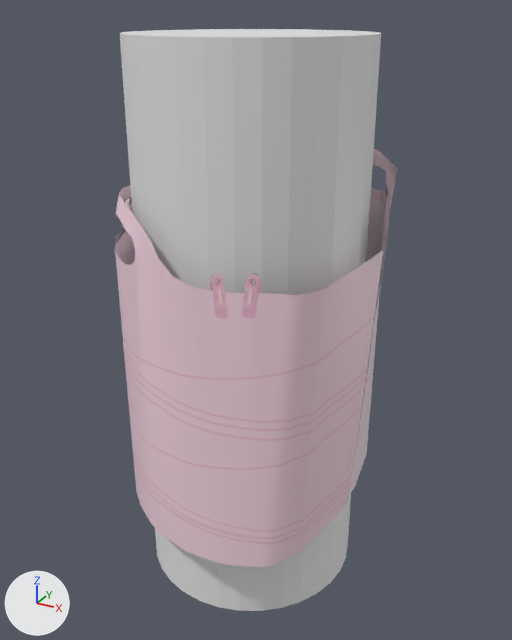
Before and after pictures for a commit that changed the glTF model Assets/Mesh/bin.glb.
Camera for both pictures: a 50 mm camera at (1.005, -1.796, 1.496) aimed at (0.01, 0.013, 0.591). Arrows for +X, +Y and +Z are at lower left; the lights stay in place. The first picture is the older version. Vertices at exactly the same position are counted once.

The older version as bpy lines, for what is in view:
```python
mat_material_002 = principled_material('Material.002')
mat_material_002.texture = img_img_0098
me_cylinder = bpy.data.meshes.new('Cylinder')
me_cylinder.from_pydata(...)  # a 32-sided cylinder along z spanning x -0.35..0.35, y -0.35..0.35, z -0.27..1.44
me_plane_002 = bpy.data.meshes.new('Plane.002')
me_plane_002.from_pydata(...)  # 160 vertices, 168 faces; spans x -1.122..-0.227, y -0.424..0.39, z -0.022..1.091
# faces by material slot: [100, 68]
me_plane_002.materials.append(mat_material_002)  # picture img_img_0098
me_plane_002.materials.append(mat_material_001)  # picture img_img_0099
ob_cylinder = bpy.data.objects.new('Cylinder', me_cylinder)
ob_cylinder.location = (0.0, 0.0, 0.0)
ob_plane_001 = bpy.data.objects.new('Plane.001', me_plane_002)
ob_plane_001.location = (0.645, 0.005, 0.009)
```
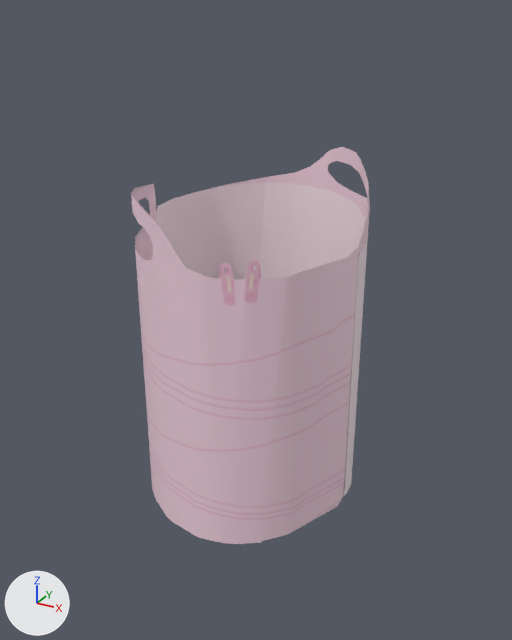
Patch to the scene script:
```diff
--- a/Assets/Mesh/bin.glb.py
+++ b/Assets/Mesh/bin.glb.py
@@ img_new_project @@
+img_new_project = load_image('New Project', '_unpacked/New_Project', 1920, 1080, 'sRGB')
@@ mat_material_002 @@
 mat_material_002 = principled_material('Material.002')
-mat_material_002.texture = img_img_0098
+mat_material_002.texture = img_new_project
@@ me_plane_002 @@
 # used by ob_plane_001; location = (0.645, 0.005, 0.009)
-me_plane_002.from_pydata(...)  # 160 vertices, 168 faces; spans x -1.122..-0.227, y -0.424..0.39, z -0.022..1.091
+me_plane_002.from_pydata(...)  # 160 vertices, 168 faces; spans x -0.992..-0.298, y -0.352..0.342, z -0.022..1.091
+# me_plane_002 part 1: 160 of 160 vertices moved; they spanned x -1.122..-0.227, y -0.424..0.39, z -0.022..1.091 and now span x -0.992..-0.298, y -0.352..0.342, z -0.022..1.091; mean shift (-0.004, 0.014, 0.0)
+# me_plane_002 part 2: 83 kept faces spanning x -0.992..-0.298, y -0.352..-0.005, z -0.018..1.007 get new texture (UV) coordinates
 me_plane_002.materials.append(mat_material_002)
@@ ob_cylinder @@
-ob_cylinder = bpy.data.objects.new('Cylinder', me_cylinder)
-ob_cylinder.location = (0.0, 0.0, 0.0)
```

Location of each change, [x1, y1, x2, y2] in pixels of the pictures (512 x 640 px; the box of a moved part takes in the faces that stretch with it):
'Plane.001', surface changed, reshaped (15% narrower): before [115, 149, 397, 568]; after [131, 147, 370, 544]
'Cylinder', deleted: before [120, 29, 381, 611]
part 1 of me_plane_002, moved or reshaped: before [116, 149, 397, 495]; after [131, 147, 370, 496]
part 2 of me_plane_002, surface changed: before [115, 197, 383, 568]; after [132, 184, 359, 544]
